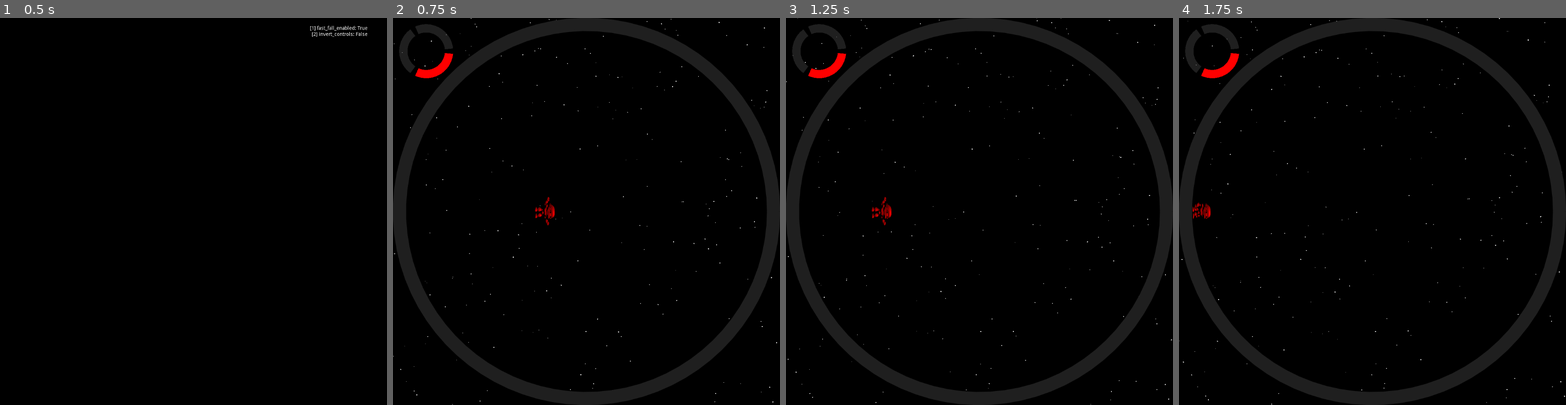
Above: before the commit, frames 1-4 (left to right).
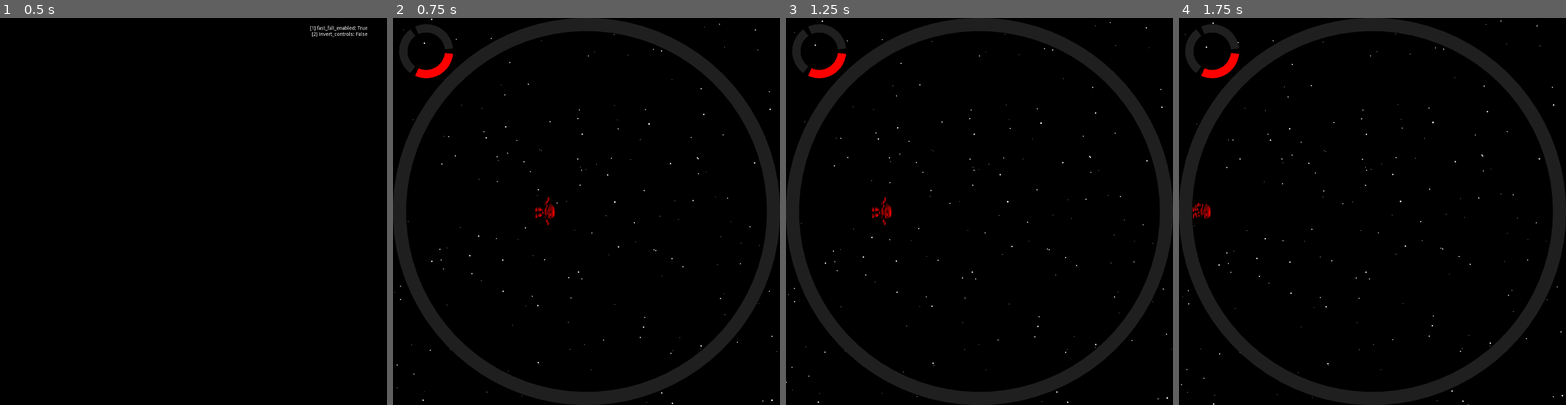
Above: after the commit, the same moments.

Repository: hwacha/ringspace_shelldown
Game: Godot game, scene res://scenes/opening_screen.tscn
Same seed, same stepped clock (60 frames per second), same inputs: the game is played once before the commit and once after it.
Inputs:
- Up to frame 1 (0.5 s): no input
- Up to frame 2 (0.75 s): tap W at 0.5 s; tap Enter (ui_accept) at 0.6 s
- Up to frame 3 (1.25 s): tap Enter (ui_accept) at 0.77, 1.07 s
- Up to frame 4 (1.75 s): tap Enter (ui_accept) at 1.35, 1.52 s

Frame 1 is identical in both runs. In frame 2, 0.3% of the frame differs, in the area x 0-100%, y 0-100%; in frame 3, 0.3%; in frame 4, 0.3%.

Commit message:
make starfield into an image

Diff:
--- /dev/null
+++ b/scenes/Starfield.tscn
@@ -0,0 +1,6 @@
+[gd_scene load_steps=2 format=2]
+
+[ext_resource path="res://scripts/Save_Starfield.gd" type="Script" id=1]
+
+[node name="Starfield" type="Node2D"]
+script = ExtResource( 1 )
--- a/scenes/main.tscn
+++ b/scenes/main.tscn
@@ -1,7 +1,8 @@
-[gd_scene load_steps=4 format=2]
+[gd_scene load_steps=5 format=2]
 
 [ext_resource path="res://scripts/crust.gd" type="Script" id=1]
-[ext_resource path="res://scripts/Stars.gd" type="Script" id=2]
+[ext_resource path="res://assets/starfield.png" type="Texture" id=2]
+[ext_resource path="res://scripts/Starfield.gd" type="Script" id=3]
 [ext_resource path="res://scripts/Score.gd" type="Script" id=5]
 
 [node name="Main" type="Node2D"]
@@ -13,8 +14,10 @@
 margin_bottom = 750.0
 color = Color( 0, 0, 0, 1 )
 
-[node name="Stars" type="Node2D" parent="."]
-script = ExtResource( 2 )
+[node name="Starfield" type="Sprite" parent="."]
+scale = Vector2( 0.707, 0.707 )
+texture = ExtResource( 2 )
+script = ExtResource( 3 )
 
 [node name="Crust" type="StaticBody2D" parent="."]
 z_index = 1
--- /dev/null
+++ b/scripts/Save_Starfield.gd
@@ -0,0 +1,25 @@
+extends Node2D
+
+export(int) var num_stars = 1000
+
+var screen_size
+var centroid
+
+func _ready():
+	screen_size = get_viewport().size
+	centroid = Vector2(screen_size.x / 2, screen_size.y / 2)
+
+func _draw():
+	# draw stars
+	var rng = RandomNumberGenerator.new()
+	rng.set_seed(hash("Starfields"))
+	for _i in num_stars:
+		var pos = Vector2(rng.randi_range(-screen_size.x * 0.5, screen_size.x * 1), rng.randi_range(-screen_size.y * 0.5, screen_size.y * 1))
+		draw_circle(pos, rng.randf_range(0.5, 3), Color(1, 1, 1, 1))
+
+func _process(delta):
+	update()
+	if Input.is_action_just_pressed("ui_accept"):
+		var img = get_tree().root.get_viewport().get_texture().get_data()
+		img.flip_y()
+		img.save_png("res://assets/starfield.png")
--- /dev/null
+++ b/scripts/Starfield.gd
@@ -0,0 +1,15 @@
+extends Sprite
+
+export(float) var rotation_speed = 0.0004
+
+# Called when the node enters the scene tree for the first time.
+func _ready():
+	transform.origin.x = get_viewport().size.x / 2
+	transform.origin.y = get_viewport().size.y / 2
+	pass # Replace with function body.
+
+
+# Called every frame. 'delta' is the elapsed time since the previous frame.
+func _process(delta):
+	rotate(Players.star_direction * rotation_speed)
+	pass
--- a/scripts/Stars.gd
+++ /dev/null
@@ -1,25 +0,0 @@
-extends Node2D
-
-export(int) var num_stars = 1000
-
-var screen_size
-var centroid
-
-const rotation_speed = 0.03
-
-func _ready():
-	screen_size = get_viewport().size
-	centroid = Vector2(screen_size.x / 2, screen_size.y / 2)
-
-func _draw():
-	# draw stars
-	var rng = RandomNumberGenerator.new()
-	rng.set_seed(hash("Starfields"))
-	var theta = Players.elapsed_time * rotation_speed
-	for _i in num_stars:
-		var pos = Vector2(rng.randi_range(-screen_size.x * 0.5, screen_size.x * 1.5), rng.randi_range(-screen_size.y * 0.5, screen_size.y * 1.5))
-		pos = (pos - centroid).rotated(theta * Players.star_direction) + centroid
-		draw_circle(pos, rng.randf_range(0.5, 1.5), Color(1, 1, 1, 1))
-
-func _process(delta):
-	update()
Binary file added: assets/starfield.png
Not shown, added: assets/starfield.png.import
